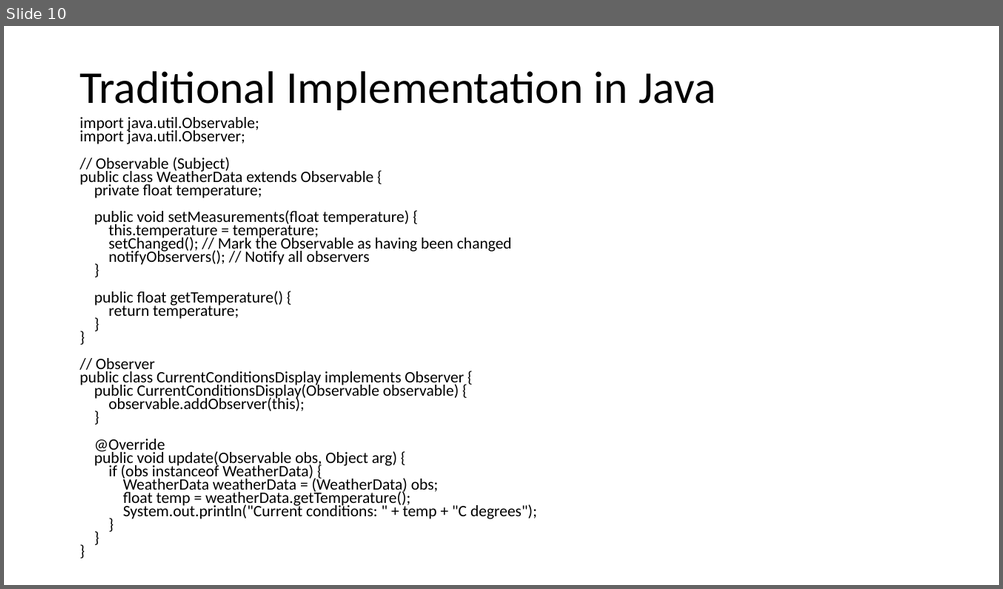
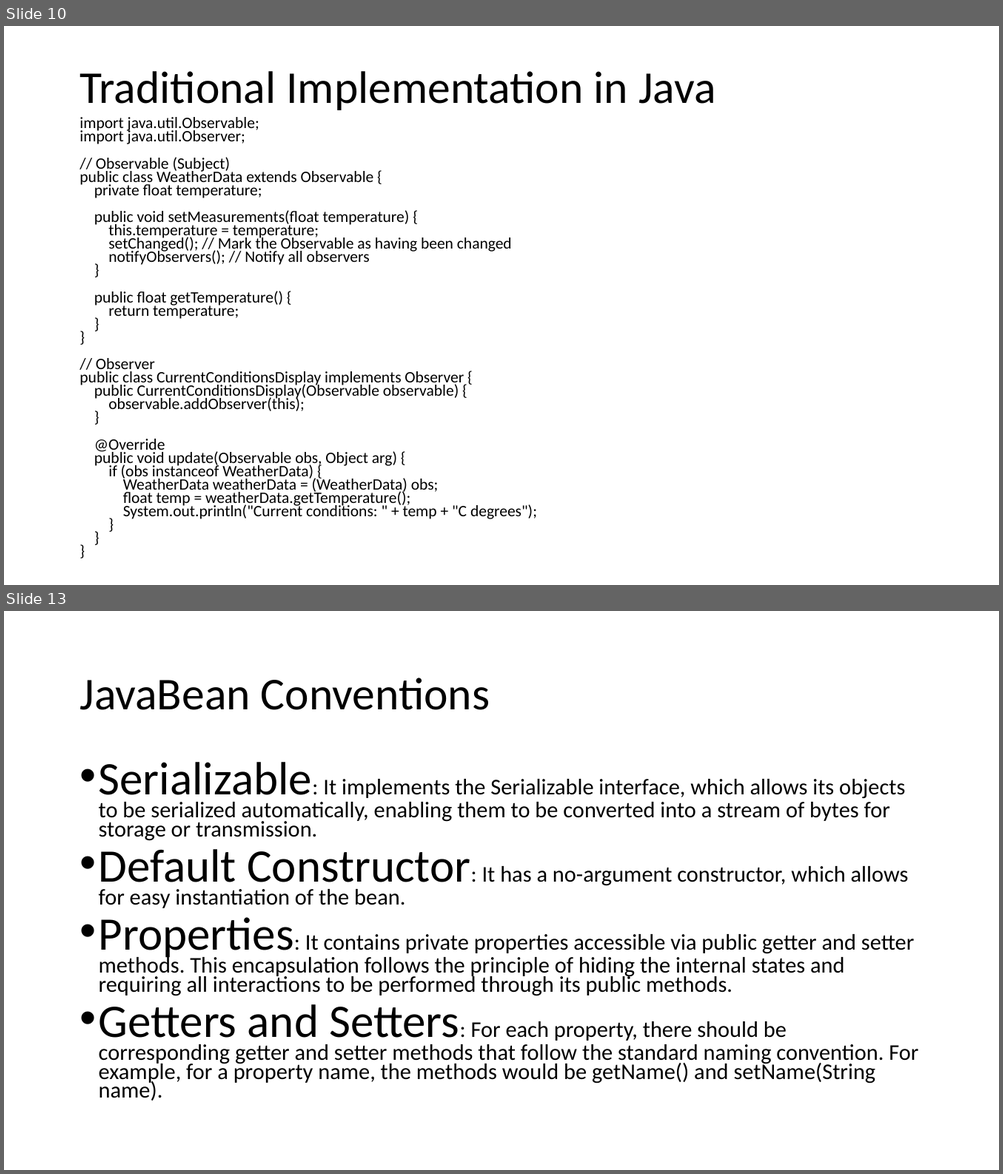
Before and after one commit to ChenTheInstructor/CSE248, a slide deck: Observer Design Pattern.pptx. Shown one above the other, each under a label of ours: slide 10 before the commit, slides 10 and 13 after it; the slides between them are not shown. The pictures are 1003x589 and 1003x1174 pixels, drawn with LibreOffice and Linux fonts; fonts in the diff are those of the drawing. Boxes give left, top, right and bottom in pixels: in the first picture for what was removed or moved away, otherwise in the second. Text is boxed around its words. In the diff, an @@ line names an element or a change of style, - is before the commit and + after.

```diff
--- a/Observer Design Pattern.pptx
+++ b/Observer Design Pattern.pptx
@@ slide 13 added at [4, 611, 999, 1170], background #FFFFFF @@
@@ title added at [79, 678, 490, 710], 44 pt, text #000000 @@
+JavaBean Conventions
@@ text added at [99, 762, 918, 1101], 21.7 pt, text #000000 @@
+• Serializable: It implements the Serializable interface, which allows its objects to be serialized automatically, enabling them to be converted into a stream of bytes for storage or transmission.
+• Default Constructor: It has a no-argument constructor, which allows for easy instantiation of the bean.
+• Properties: It contains private properties accessible via public getter and setter methods. This encapsulation follows the principle of hiding the internal states and requiring all interactions to be performed through its public methods.
+• Getters and Setters: For each property, there should be corresponding getter and setter methods that follow the standard naming convention. For example, for a property name, the methods would be getName() and setName(String name).
```
Also in this commit, not shown: 1 slide changed, 22 other slides added, 4 other files.
